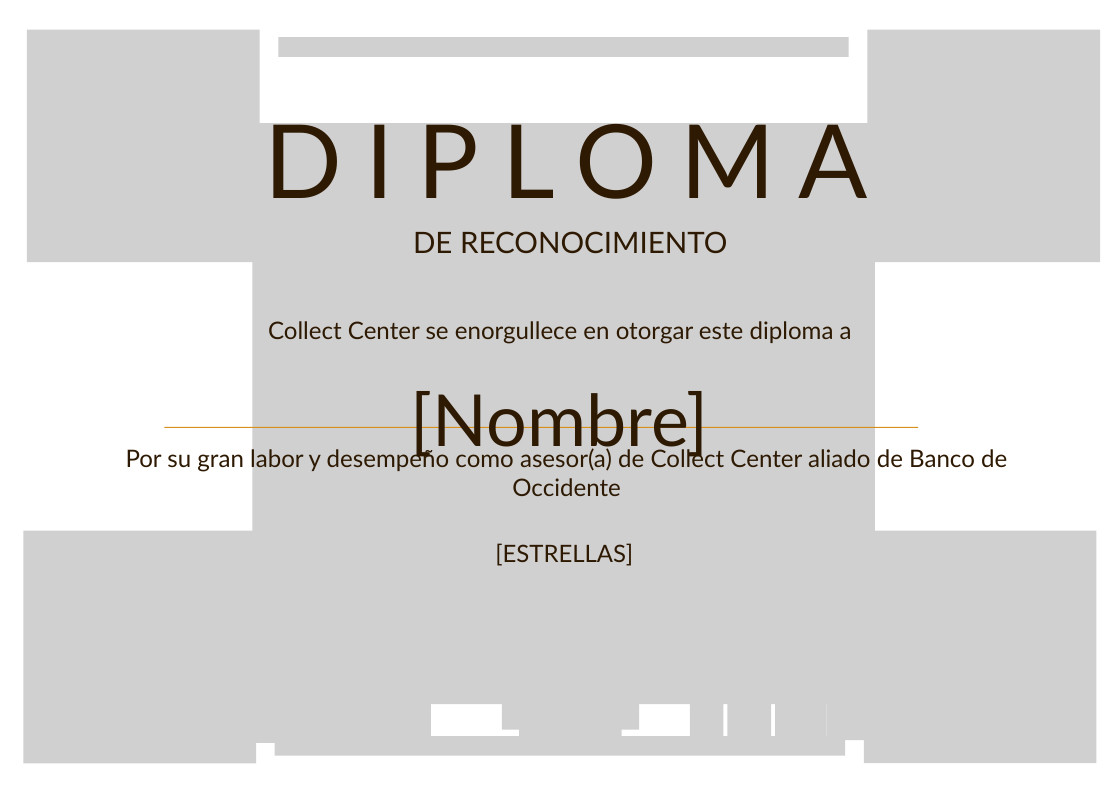
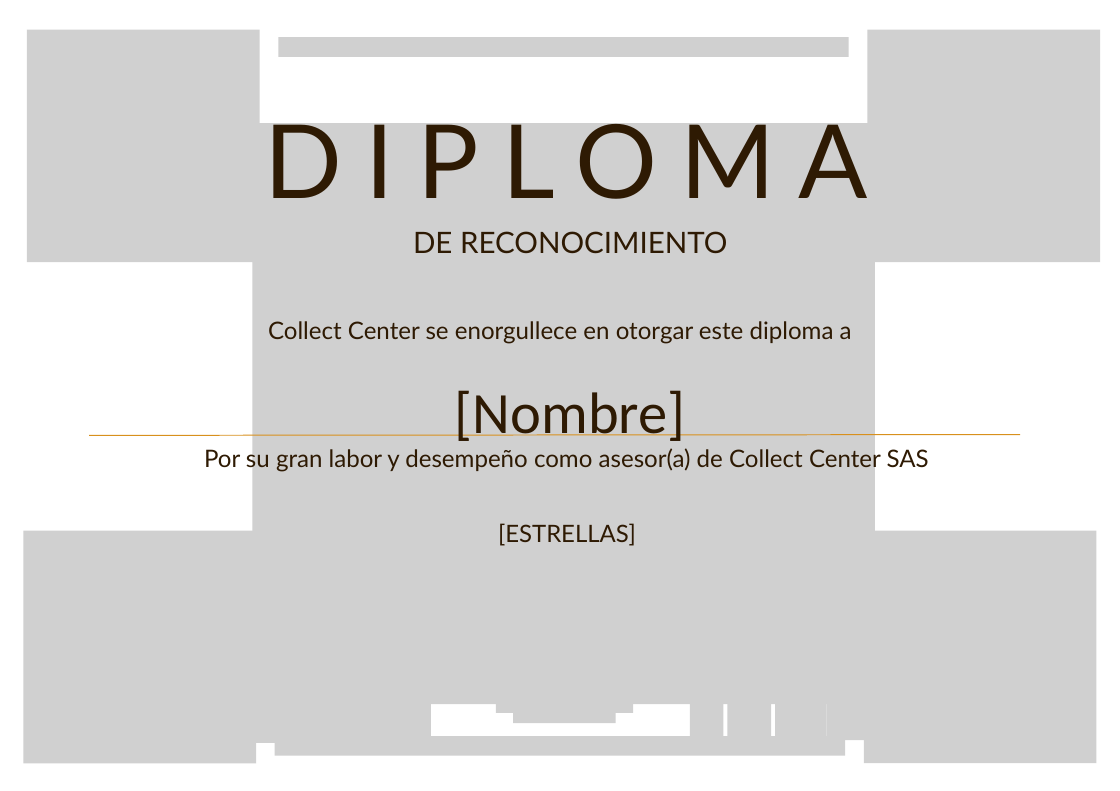
Before and after one commit to JuanSolo36/CollectCertificate, a slide deck: slide 1 of Certificado Diploma Premio.pptx. Drawn at 1120x791 pixels with LibreOffice and Linux fonts; fonts in the diff are those of the drawing; grey boxes stand for pictures; background and template pictures are left out. Boxes give left, top, right and bottom in pixels: in the first picture for what was removed or moved away, otherwise in the second. Text is boxed around its words. In the diff, an @@ line names an element or a change of style, - is before the commit and + after.

```diff
--- a/Certificado Diploma Premio.pptx
+++ b/Certificado Diploma Premio.pptx
@@ text "[Nombre]": place and size @@
-text "[Nombre]" at <box>411,391,709,460</box>
+text "[Nombre]" at <box>455,390,686,441</box>
@@ text "[Nombre]" at <box>455,390,686,441</box>: size 54 to 44 pt, font Lato to Calibri @@
@@ line moved from (165, 428) - (919, 428) to (89, 436) - (1020, 435) @@
@@ text at <box>204,446,929,473</box>: text changed @@
-Por su gran labor y desempeño como asesor(a) de Collect Center aliado de Banco de Occidente
+Por su gran labor y desempeño como asesor(a) de Collect Center SAS
@@ text "[ESTRELLAS]": place and size @@
-text "[ESTRELLAS]" at <box>495,543,633,566</box>
+text "[ESTRELLAS]" at <box>498,523,636,546</box>
@@ picture: place and size @@
-picture at <box>502,603,639,731</box>
+picture at <box>496,585,633,714</box>
@@ picture: place and size @@
-picture at <box>519,610,622,741</box>
+picture at <box>514,594,616,724</box>
```
Also in this commit, not shown: 1 other file.
